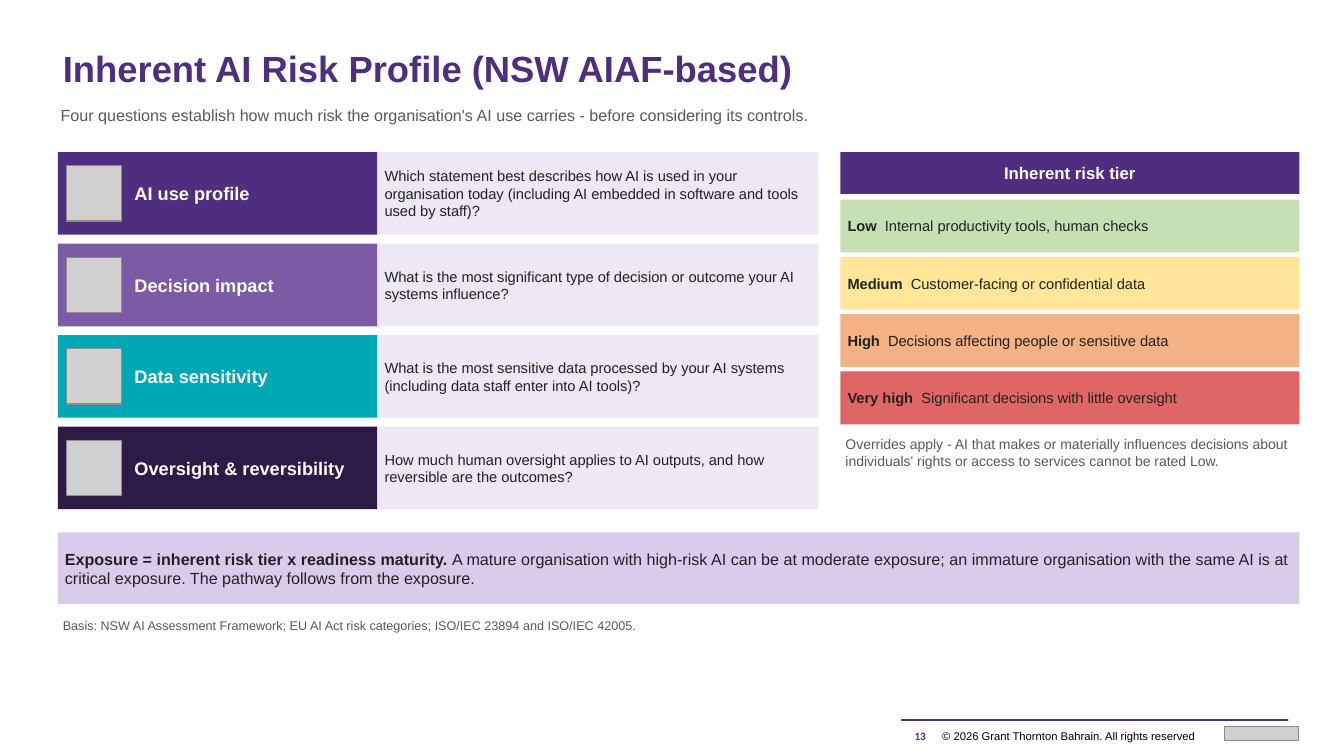
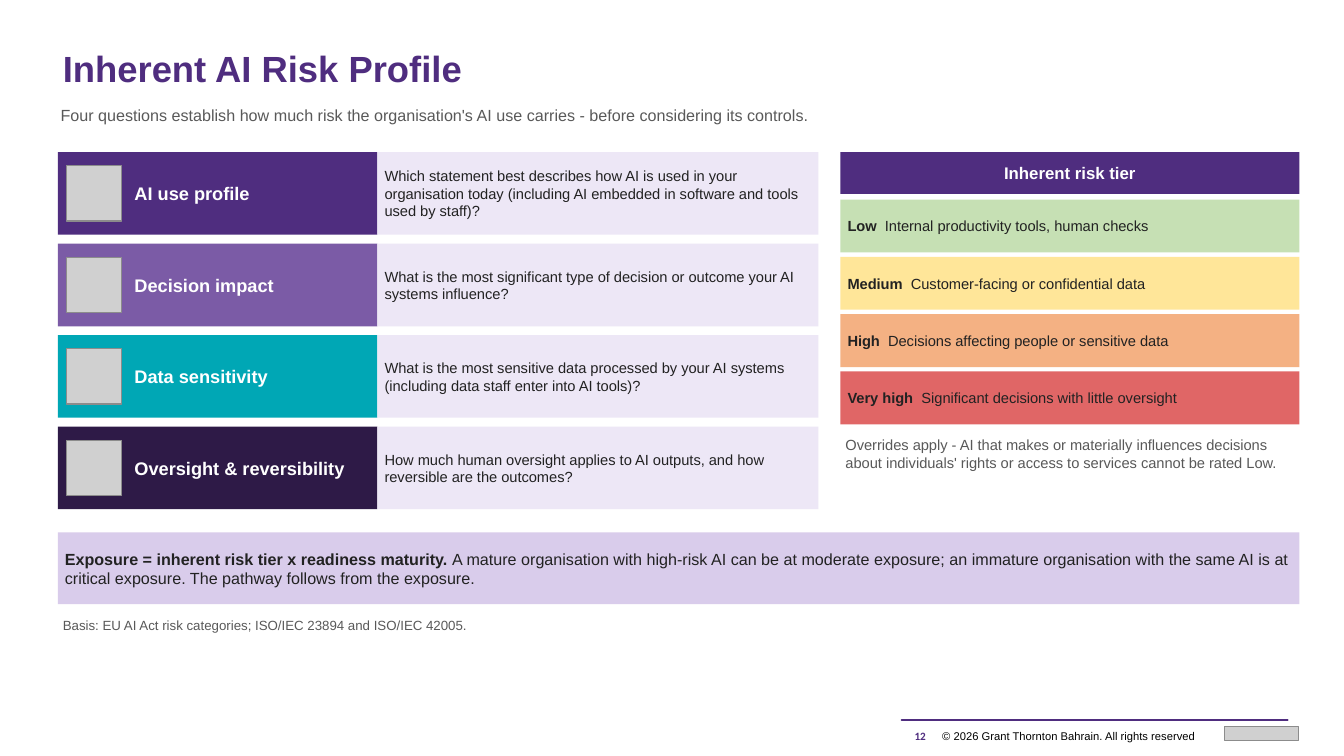
Before and after one commit to mahekdevangtrivedi-wq/GT-AI-Service-Line, a slide deck: slide 12 of 01_AI_Governance_Risk_Compliance/1.3_AI_Readiness_Assessment_Tool/GT_AI_Readiness_Assessment_Proposal.pptx (slide 13 before the commit). Drawn at 1344x756 pixels with LibreOffice and Linux fonts; fonts in the diff are those of the drawing; grey boxes stand for pictures. Boxes give left, top, right and bottom in pixels: in the first picture for what was removed or moved away, otherwise in the second. Text is boxed around its words. In the diff, an @@ line names an element or a change of style, - is before the commit and + after.

```diff
--- a/01_AI_Governance_Risk_Compliance/1.3_AI_Readiness_Assessment_Tool/GT_AI_Readiness_Assessment_Proposal.pptx
+++ b/01_AI_Governance_Risk_Compliance/1.3_AI_Readiness_Assessment_Tool/GT_AI_Readiness_Assessment_Proposal.pptx
@@ text at <box>63,55,462,83</box>: text changed @@
-Inherent AI Risk Profile (NSW AIAF-based)
+Inherent AI Risk Profile
@@ text "Overrides apply - AI that ..." at <box>845,439,1276,471</box>: size 10 to 10.5 pt @@
@@ text at <box>63,620,467,633</box>: text changed; size 9 to 9.5 pt @@
-Basis: NSW AI Assessment Framework; EU AI Act risk categories; ISO/IEC 23894 and ISO/IEC 42005.
+Basis: EU AI Act risk categories; ISO/IEC 23894 and ISO/IEC 42005.
```
Also in this commit, not shown: 14 other slides changed, 2 slides added, 2 slides removed, 33 other files.
